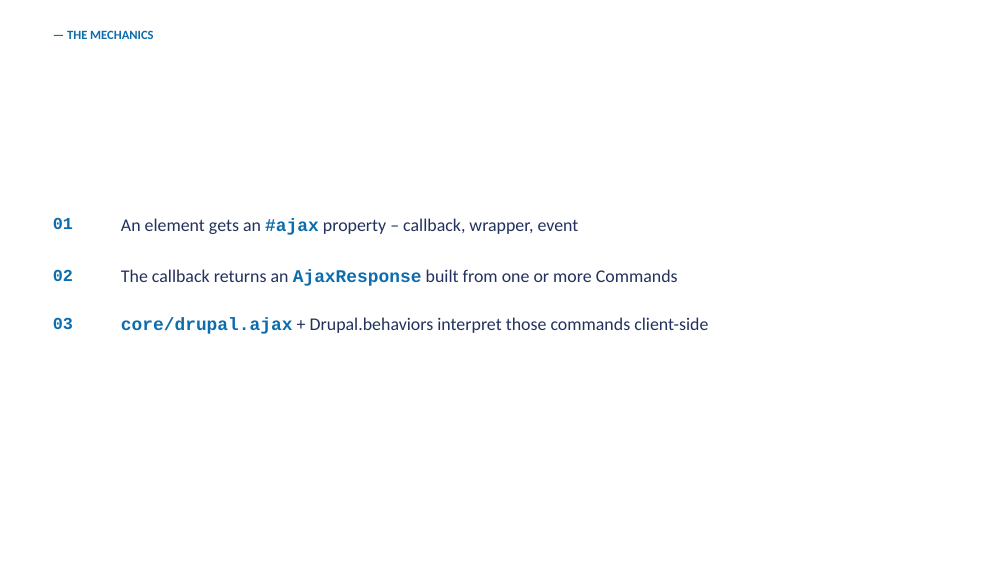
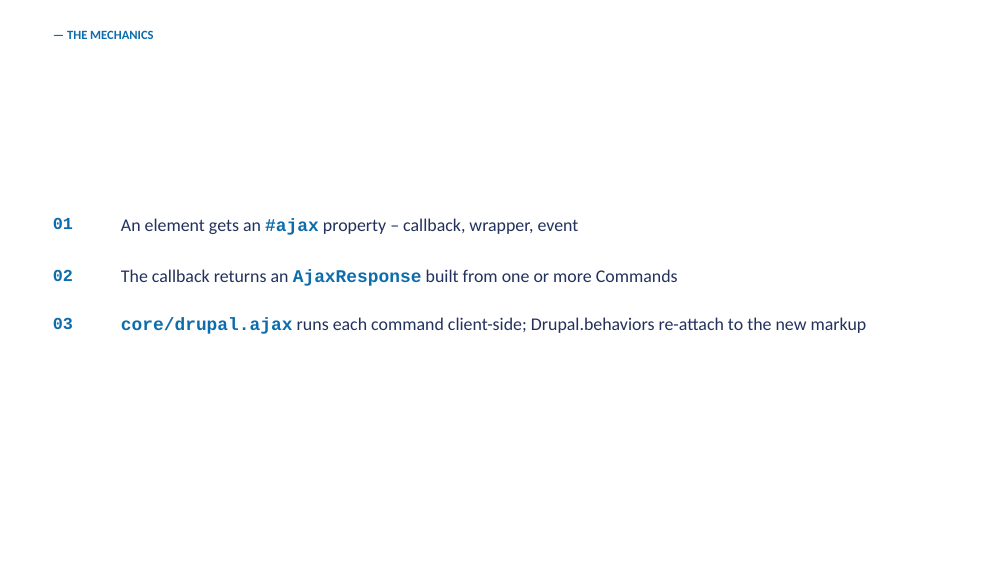
Before and after one commit to RChaubey16/drupalcon-rotterdam-session, a slide deck: slide 9 of Ajax to HTMX.pptx. Drawn at 1008x567 pixels with LibreOffice and Linux fonts; fonts in the diff are those of the drawing; background and template pictures are left out. Boxes give left, top, right and bottom in pixels: in the first picture for what was removed or moved away, otherwise in the second. Text is boxed around its words. In the diff, an @@ line names an element or a change of style, - is before the commit and + after.

```diff
--- a/Ajax to HTMX.pptx
+++ b/Ajax to HTMX.pptx
@@ text at [121, 317, 867, 334]: text changed @@
-core/drupal.ajax + Drupal.behaviors interpret those commands client-side
+core/drupal.ajax runs each command client-side; Drupal.behaviors re-attach to the new markup
```
Also in this commit, not shown: 10 other slides changed, 12 slides added, 7 other files.
